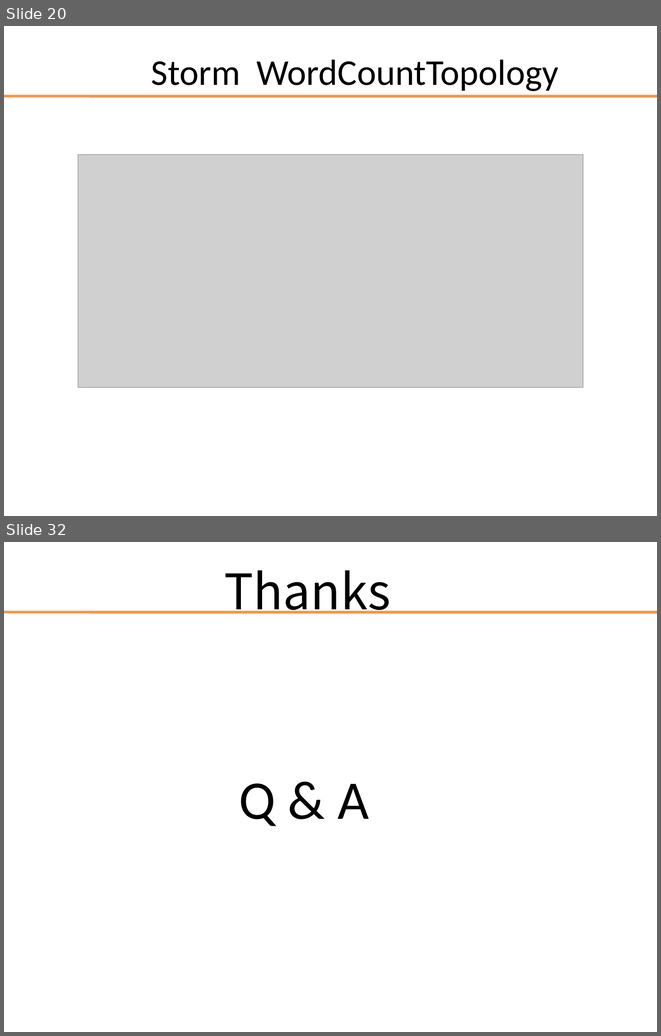
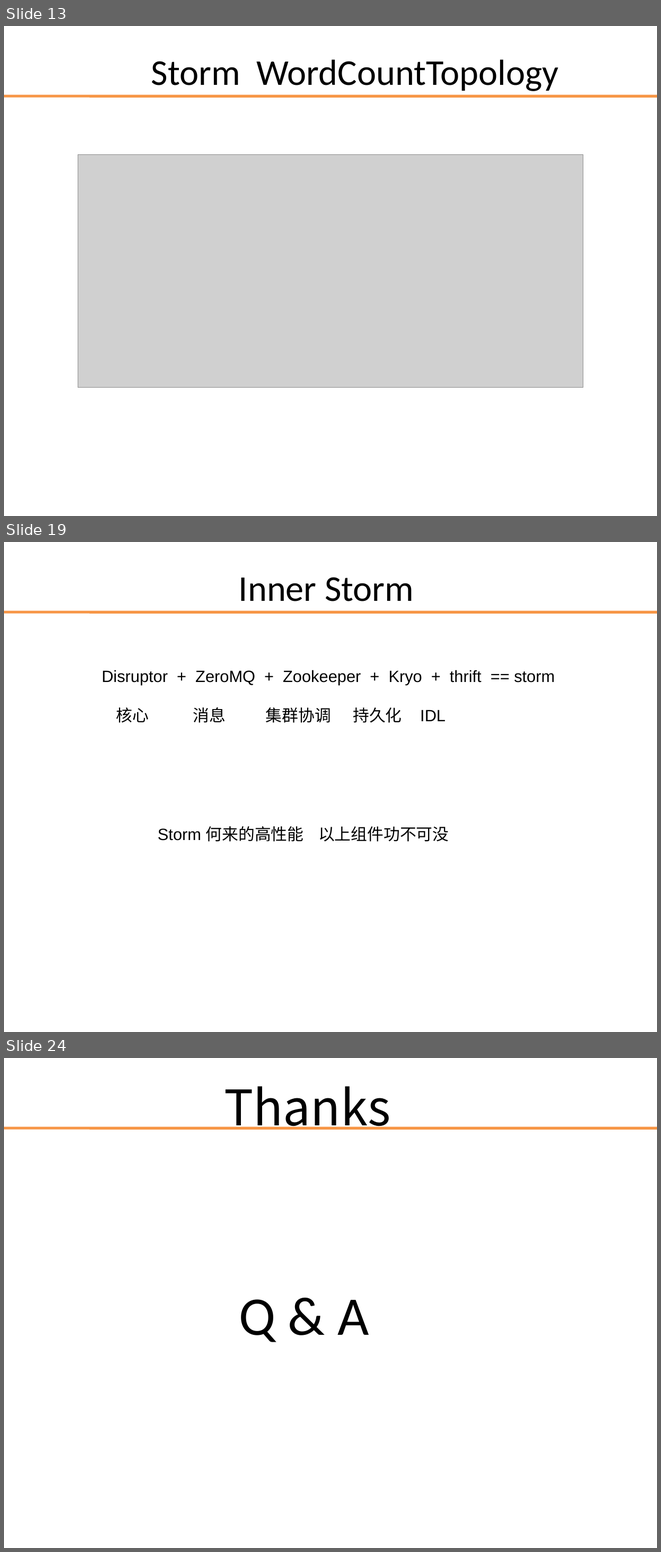
Before and after one commit to darionyaphets/darion_example, a slide deck: source/storm/storm_source.ppt. Shown one above the other, each under a label of ours: slides 20 and 32 before the commit, slides 13, 19 and 24 after it; the slides between them are not shown. The pictures are 661x1036 and 661x1552 pixels, drawn with LibreOffice and Linux fonts; fonts in the diff are those of the drawing; grey boxes stand for pictures; background and template pictures are left out. Boxes give left, top, right and bottom in pixels: in the first picture for what was removed or moved away, otherwise in the second. Text is boxed around its words. In the diff, an @@ line names an element or a change of style, - is before the commit and + after.

Commit message:
update 4 storm ppt

```diff
--- a/source/storm/storm_source.ppt
+++ b/source/storm/storm_source.ppt
@@ slide 19 added at (x1=4, y1=542, x2=657, y2=1032), background picture (left out); not listed: 1 template element that a slide beside it also shows @@
@@ title added at (x1=239, y1=577, x2=414, y2=601), 40 pt, text #000000 @@
+Inner Storm
@@ text added at (x1=102, y1=670, x2=555, y2=723), 18 pt, text #000000 @@
+Disruptor + ZeroMQ + Zookeeper + Kryo + thrift == storm
+核心 消息 集群协调 持久化 IDL
@@ text added at (x1=158, y1=826, x2=449, y2=841), 18 pt, text #000000 @@
+Storm 何来的高性能 以上组件功不可没
@@ what was slide 20 is now slide 13 @@
@@ what was slide 32 is now slide 24 @@
```
Also in this commit, not shown: 7 slides changed, 7 other slides added, 16 slides removed.
